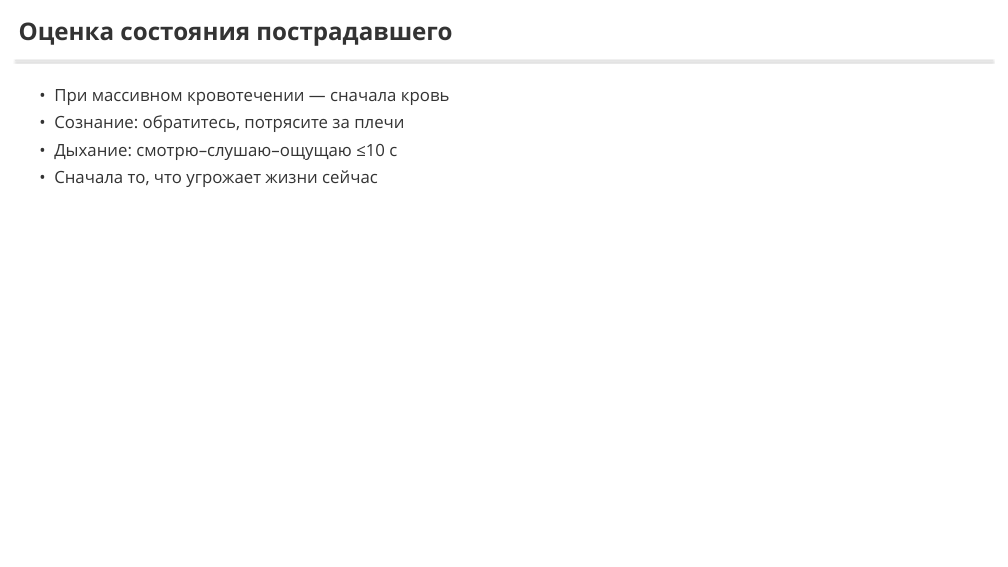
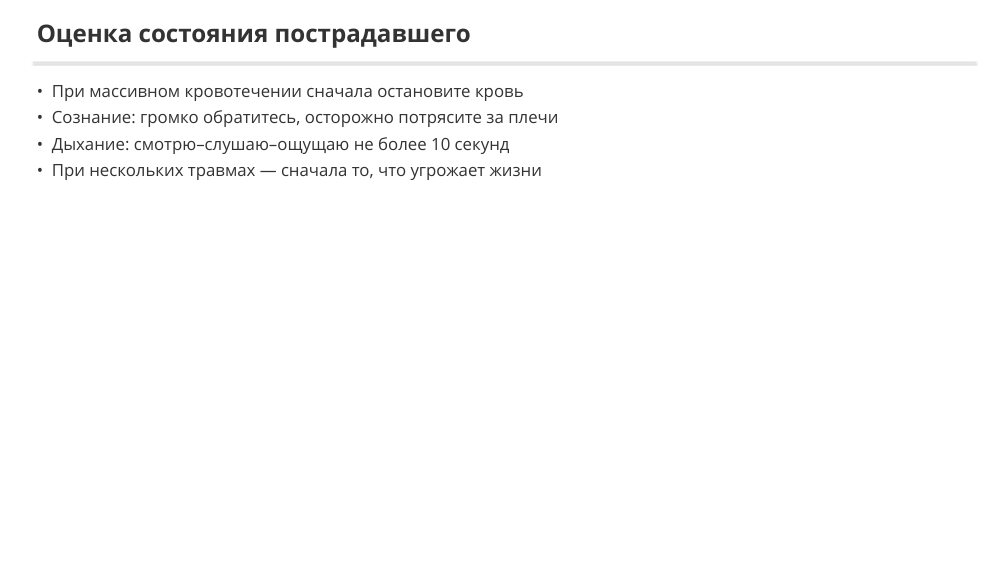
Before and after one commit to lysakalenushka-hash/-, a slide deck: slide 4 of tema2_bleeding/Последовательность_остановки_кровотечения.pptx (slide 5 before the commit). Drawn at 1008x567 pixels with LibreOffice and Linux fonts; fonts in the diff are those of the drawing. Boxes give left, top, right and bottom in pixels: in the first picture for what was removed or moved away, otherwise in the second. Text is boxed around its words. In the diff, an @@ line names an element or a change of style, - is before the commit and + after.

```diff
--- a/tema2_bleeding/Последовательность_остановки_кровотечения.pptx
+++ b/tema2_bleeding/Последовательность_остановки_кровотечения.pptx
@@ text "Оценка состояния пострадавшего": place and size @@
-text "Оценка состояния пострадавшего" at [19, 22, 452, 46]
+text "Оценка состояния пострадавшего" at [37, 24, 471, 48]
@@ rectangle: place and size @@
-rectangle at [15, 60, 993, 61]
+rectangle at [33, 62, 975, 63]
@@ text at [52, 85, 558, 180]: text changed @@
-• При массивном кровотечении — сначала кровь
-• Сознание: обратитесь, потрясите за плечи
-• Дыхание: смотрю–слушаю–ощущаю ≤10 с
-• Сначала то, что угрожает жизни сейчас
+• При массивном кровотечении сначала остановите кровь
+• Сознание: громко обратитесь, осторожно потрясите за плечи
+• Дыхание: смотрю–слушаю–ощущаю не более 10 секунд
+• При нескольких травмах — сначала то, что угрожает жизни
```
Also in this commit, not shown: 7 other slides changed, 6 slides added, 6 slides removed, 7 other files.
